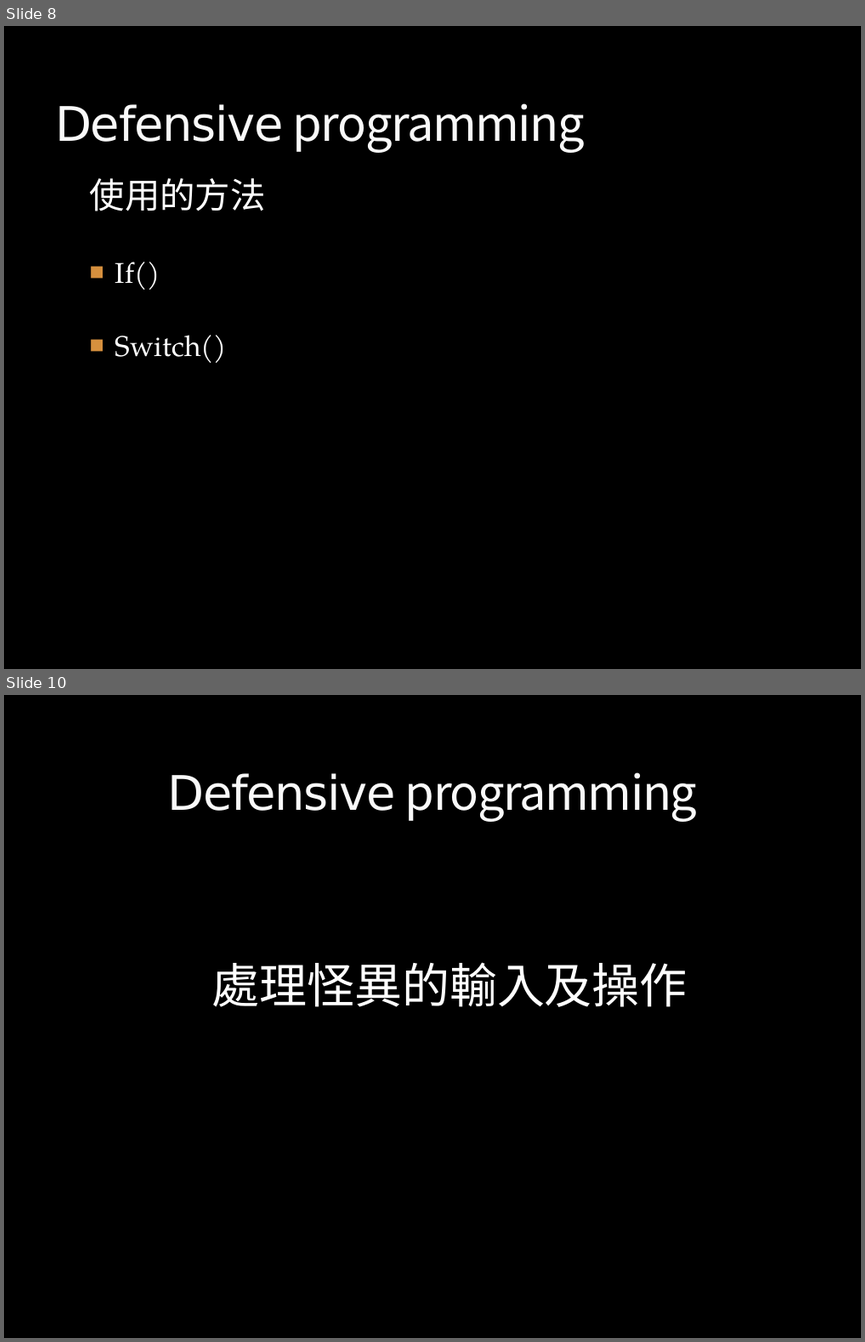
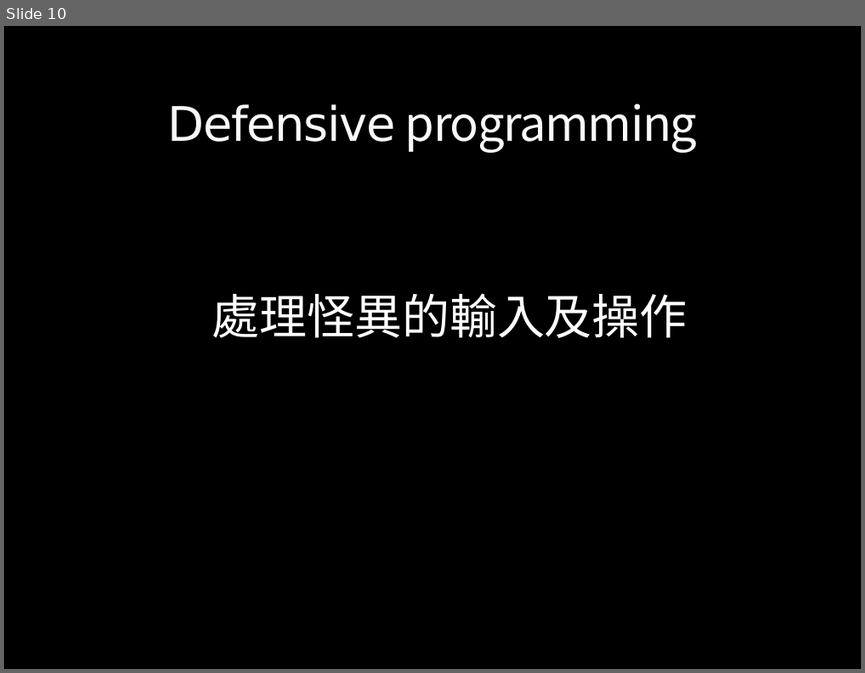
Before and after one commit to boris410/gitlab, a slide deck: 研一/作業二/defensive/Learning Defensive programming.pptx. Shown one above the other, each under a label of ours: slides 8 and 10 before the commit, slide 10 after it; the slides between them are not shown. The pictures are 865x1342 and 865x673 pixels, drawn with LibreOffice and Linux fonts; fonts in the diff are those of the drawing; background and template pictures are left out. Boxes give left, top, right and bottom in pixels: in the first picture for what was removed or moved away, otherwise in the second. Text is boxed around its words. In the diff, an @@ line names an element or a change of style, - is before the commit and + after.

```diff
--- a/研一/作業二/defensive/Learning Defensive programming.pptx
+++ b/研一/作業二/defensive/Learning Defensive programming.pptx
@@ slide 8 removed at (x1=4, y1=26, x2=861, y2=669), background picture (left out) @@
@@ title removed at (x1=55, y1=103, x2=585, y2=153) @@
-Defensive programming
@@ text removed at (x1=90, y1=178, x2=266, y2=363) @@
-  使用的方法
-  ■ If()
-  ■ Switch()
```
Also in this commit, not shown: 7 slides changed, 2 slides added, 6 other files.
